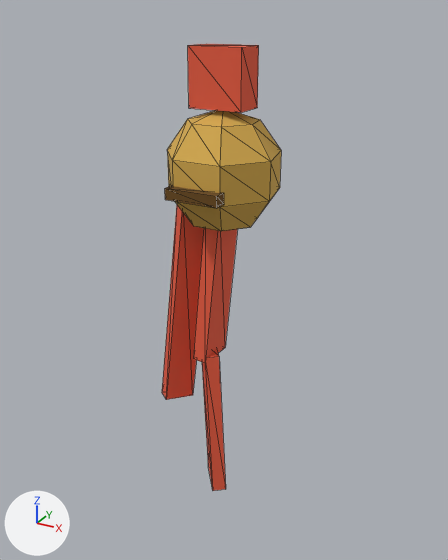
Before and after pictures for a commit that changed the glTF model assets3d/gear/gear_norigae_t4_R.glb.
The view is the same before and after, from a 50 mm camera at (0.063, -0.697, 0.943) aimed at (-0.205, -0.209, 0.7). Lighting does not change. The marker at lower left points along +X, +Y and +Z. The older version comes first. Mesh edges are drawn as thin lines. Vertices at exactly the same position are counted once.

Names of what the first picture shows: 'gear_norigae_t4_R'.
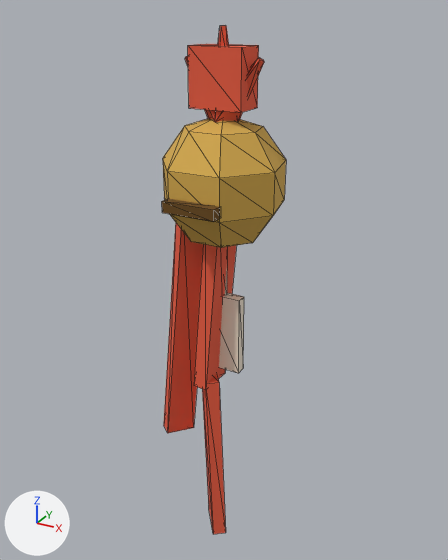
Pixel boxes (x1, y1, x2, y2) of what changed, in the pictures (448 x 560 px; the box of a moved part takes in the faces that stretch with it):
'gear_norigae_t4_R', reshaped (14% taller): before (162, 44, 281, 491); after (162, 25, 286, 534)
part 1 of me_gear_norigae_t4_r, moved or reshaped: before (202, 349, 226, 491); after (202, 374, 226, 534)
part 2 of me_gear_norigae_t4_r, moved or reshaped: before (162, 205, 204, 400); after (164, 223, 203, 433)
part 3 of me_gear_norigae_t4_r, added (orange): after (163, 118, 286, 247)
part 4 of me_gear_norigae_t4_r, moved or reshaped: before (165, 185, 224, 208); after (162, 199, 220, 222)
part 5 of me_gear_norigae_t4_r, added: after (219, 293, 244, 373)
part 6 of me_gear_norigae_t4_r, added: after (185, 25, 264, 122)
part 7 of me_gear_norigae_t4_r, reshaped: before (167, 110, 281, 363); after (194, 244, 236, 390)

The change, as a list of edits to the scene's bpy script:
```text
Add mat_m__f3e7d3:
    mat_m__f3e7d3 = principled_material('M_#F3E7D3')
    mat_m__f3e7d3.base_color = (0.899, 0.805, 0.659)  # pale yellow #f3e8d4
    mat_m__f3e7d3.roughness = 0.9
Change me_gear_norigae_t4_r:
    used by ob_gear_norigae_t4_r; location = (0.0, 0.0, 0.0)
    remove me_gear_norigae_t4_r.from_pydata(...)  # 70 vertices, 116 faces; spans x -0.265..-0.149, y -0.276..-0.168, z 0.475..0.915
    add me_gear_norigae_t4_r.from_pydata(...)  # 104 vertices, 172 faces; spans x -0.265..-0.144, y -0.281..-0.163, z 0.415..0.93
    me_gear_norigae_t4_r part 1: the loose piece of 8 vertices spanning x -0.228..-0.182, y -0.255..-0.21, z 0.475..0.635 is scaled about its middle by (1, 1, 1.2), then moved by (0.0, 0.0, -0.045)
    me_gear_norigae_t4_r part 2: the loose piece of 8 vertices spanning x -0.265..-0.215, y -0.246..-0.204, z 0.564..0.786 is scaled about its middle by (1, 1, 1.2), then moved by (0.0, 0.0, -0.021)
    me_gear_norigae_t4_r part 3: a new loose piece, a UV sphere (7 segments, 5 rings, poles along z) spanning x -0.256..-0.144, y -0.271..-0.163, z 0.74..0.86, in mat_m__d4a94e (orange #d5ab4d)
    me_gear_norigae_t4_r part 4: the loose piece of 8 vertices spanning x -0.225..-0.175, y -0.276..-0.264, z 0.795..0.805 is moved by (0.0, -0.005, -0.01)
    me_gear_norigae_t4_r part 5: a new loose piece, a box spanning x -0.22..-0.18, y -0.225..-0.215, z 0.61..0.69, in mat_m__f3e7d3 (pale yellow #f3e8d4)
    me_gear_norigae_t4_r part 6: a new loose piece of 20 vertices spanning x -0.237..-0.163, y -0.234..-0.206, z 0.847..0.93, in mat_m__e85c41 (red #e95c3f)
    me_gear_norigae_t4_r part 7
    36 vertices are removed from x -0.251..-0.149, y -0.267..-0.168, z 0.625..0.865
    68 faces are deleted
    12 vertices are added at x -0.217..-0.193, y -0.25..-0.2, z 0.595..0.783
    12 new faces join them, mat_m__e85c41 (red #e95c3f)
    8 new faces join them, mat_m__f3e7d3 (pale yellow #f3e8d4)
    add me_gear_norigae_t4_r.materials.append(mat_m__f3e7d3)  # pale yellow #f3e8d4
```
